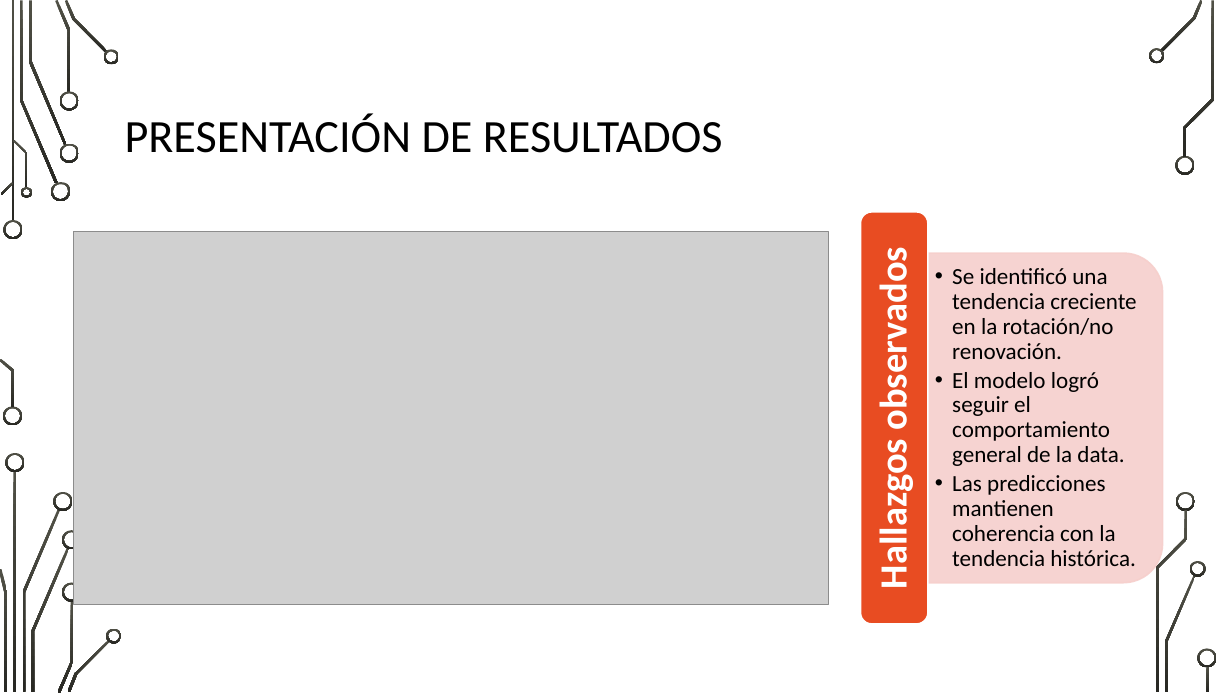
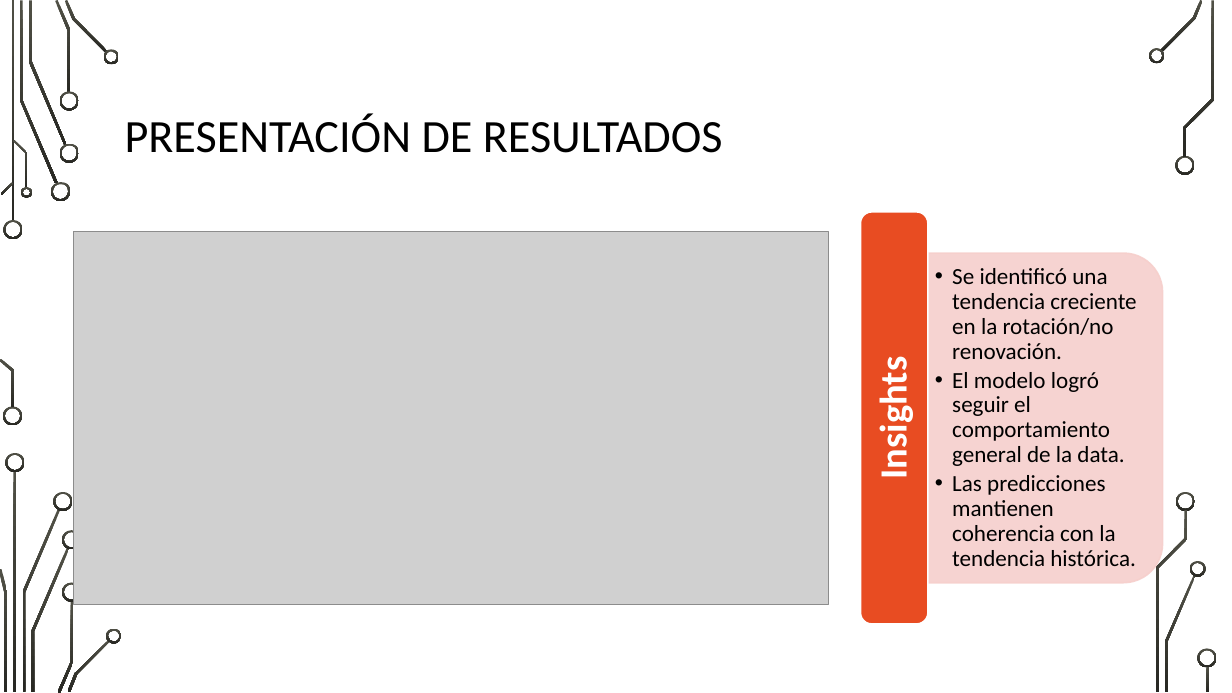
Before and after one commit to dani23gv/ProyectoFinalPython, a slide deck: slide 9 of ProyectoFinalUTEC_DanielGranados_Presentacion.pptx (slide 8 before the commit). Drawn at 1232x693 pixels with LibreOffice and Linux fonts; fonts in the diff are those of the drawing; grey boxes stand for pictures; background and template pictures are left out. Boxes give left, top, right and bottom in pixels: in the first picture for what was removed or moved away, otherwise in the second. Text is boxed around its words. In the diff, an @@ line names an element or a change of style, - is before the commit and + after.

```diff
--- a/ProyectoFinalUTEC_DanielGranados_Presentacion.pptx
+++ b/ProyectoFinalUTEC_DanielGranados_Presentacion.pptx
@@ text at bbox=[870, 369, 917, 476]: text changed @@
-Hallazgos observados
+Insights
```
Also in this commit, not shown: 6 other slides changed, 2 slides added, 1 slide removed.
